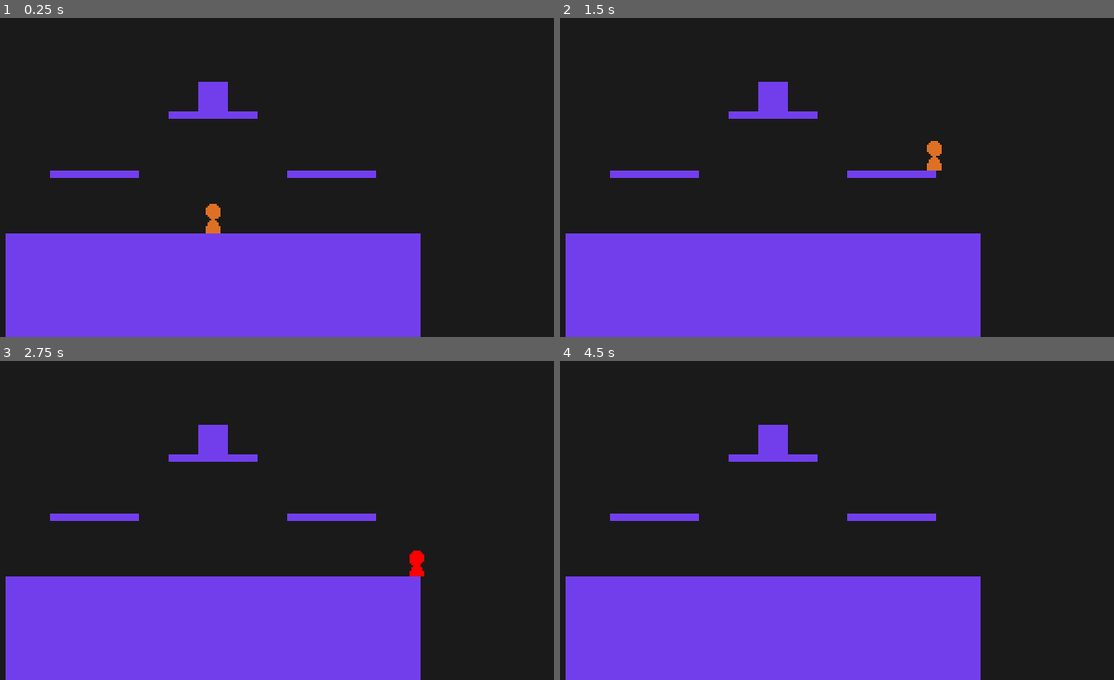
Above: before the commit, frames 1-4 (two rows, left to right).
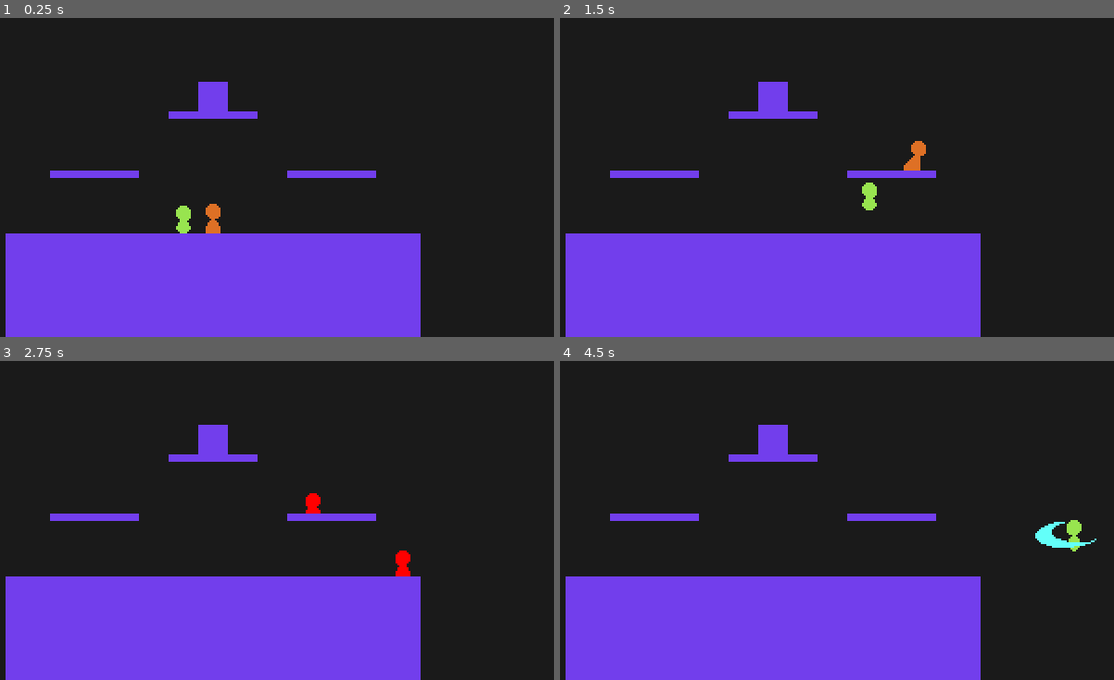
Above: after the commit, the same moments.

Repository: youssefevan/platform-fighter
Game: Godot game, scene res://World.tscn
The game is run twice, just before and just after one commit, with the same random seed, the same clock (stepped at 60 frames per second) and the same inputs.
Inputs:
- Up to frame 1 (0.25 s): no input
- Up to frame 2 (1.5 s): hold Right (right) from 0.53 s (still down); tap X (attack) at 0.6 s; tap Z (jump) at 0.77, 1.07 s; tap C (special, bound only after the commit) at 0.8, 1.35 s
- Up to frame 3 (2.75 s): tap Z (jump) at 1.52, 1.55, 1.82, 2.1 s; release Right (right) at 2.03 s; hold Left (left) from 2.03 s (still down); tap X (attack) at 2.3 s
- Up to frame 4 (4.5 s): release Left (left) at 2.78 s; hold Right (right) 2.78-4.28 s; tap X (attack) at 2.85, 4.35 s; tap Z (jump) at 3.02, 3.32, 3.77, 3.8, 4.07 s; tap C (special, bound only after the commit) at 3.05, 3.6 s; hold Left (left) from 4.28 s (still down)

The runs differ from the first frame. In frame 1, 0.2% of the frame differs, in the area x 31-35%, y 58-68%; in frame 2, 0.6%, in the area x 54-69%, y 38-61%; in frame 3, 0.5%; in frame 4, 0.5%.

Commit message:
Setup special attacks
- added starting velocity values for attacks
- if special attacking on the frame of a state change, and if the character doesnt yet have said special attack, they freeze

Diff:
--- a/PlatformFighter/Scenes/Characters/Red.tscn
+++ b/PlatformFighter/Scenes/Characters/Red.tscn
@@ -701,8 +701,8 @@
 [node name="AerialUp" type="Node" parent="StateManager" index="14"]
 script = ExtResource( 3 )
 animation_name = "AerialUp"
-attack_type = 1
-landing_lag = 18
+attack_type = 2
+landing_lag = 17
 modify_velocity_x = 2
 modify_velocity_y = 2
 velocity_y = -150.0
--- a/PlatformFighter/Scenes/Characters/Timber.tscn
+++ b/PlatformFighter/Scenes/Characters/Timber.tscn
@@ -1038,6 +1038,23 @@
 "values": [ Rect2( 32, 0, 32, 32 ) ]
 }
 
+[sub_resource type="Animation" id=42]
+resource_name = "SpecialUp"
+length = 0.6
+step = 0.0166667
+tracks/0/type = "value"
+tracks/0/path = NodePath("Sprite:region_rect")
+tracks/0/interp = 1
+tracks/0/loop_wrap = true
+tracks/0/imported = false
+tracks/0/enabled = true
+tracks/0/keys = {
+"times": PoolRealArray( 0, 0.05, 0.1, 0.15, 0.2, 0.25, 0.3, 0.35, 0.4, 0.45, 0.5 ),
+"transitions": PoolRealArray( 1, 1, 1, 1, 1, 1, 1, 1, 1, 1, 1 ),
+"update": 1,
+"values": [ Rect2( 128, 32, 32, 32 ), Rect2( 160, 32, 32, 32 ), Rect2( 192, 32, 32, 32 ), Rect2( 160, 32, 32, 32 ), Rect2( 192, 32, 32, 32 ), Rect2( 160, 32, 32, 32 ), Rect2( 192, 32, 32, 32 ), Rect2( 160, 32, 32, 32 ), Rect2( 192, 32, 32, 32 ), Rect2( 160, 32, 32, 32 ), Rect2( 128, 32, 32, 32 ) ]
+}
+
 [node name="Timber" instance=ExtResource( 1 )]
 ground_neutral_node = NodePath("StateManager/GroundNeutral")
 ground_side_node = NodePath("StateManager/GroundSide")
@@ -1047,6 +1064,7 @@
 aerial_up_node = NodePath("StateManager/AerialUp")
 aerial_side_node = NodePath("StateManager/AerialSide")
 aerial_down_node = NodePath("StateManager/AerialDown")
+special_up_node = NodePath("StateManager/SpecialUp")
 fall_speed = 225.0
 fastfall_speed = 275.0
 fullhop_height = 250.0
@@ -1072,8 +1090,8 @@
 
 [node name="Hitbox" parent="." index="2"]
 damage = 12.0
-kb_power = 180.0
-kb_angle = -50.0
+kb_power = 160.0
+kb_angle = -70.0
 
 [node name="Bounds" parent="Hitbox" index="0"]
 rotation = 1.5708
@@ -1102,6 +1120,7 @@
 anims/Land = SubResource( 9 )
 anims/RESET = SubResource( 33 )
 anims/Run = SubResource( 10 )
+anims/SpecialUp = SubResource( 42 )
 
 [node name="GroundNeutral" type="Node" parent="StateManager" index="9"]
 script = ExtResource( 3 )
@@ -1146,6 +1165,18 @@
 animation_name = "AerialDown"
 attack_type = 1
 landing_lag = 10
+
+[node name="SpecialUp" type="Node" parent="StateManager" index="17"]
+script = ExtResource( 3 )
+animation_name = "SpecialUp"
+attack_type = 2
+landing_lag = 17
+modify_velocity_y = 1
+velocity_y = -9.0
+y_frames = 32
+y_starting_velocity = 0.0
+y_starting_frame = 4
+freefall = true
 
 [connection signal="disable_hitbox" from="StateManager/GroundNeutral" to="." method="_on_GroundNeutral_disable_hitbox"]
 [connection signal="disable_hitbox" from="StateManager/AerialNeutral" to="." method="_on_AerialNeutral_disable_hitbox"]
--- a/PlatformFighter/Scripts/CharacterBase/States/air_jump.gd
+++ b/PlatformFighter/Scripts/CharacterBase/States/air_jump.gd
@@ -39,7 +39,10 @@
 		return char_base.land
 
 	if Input.is_action_just_pressed("attack"):
-		return char_base.get_attack()
+		return char_base.get_attack(0)
+
+	if Input.is_action_just_pressed("special"):
+		return char_base.get_attack(1)
 
 func move(delta):
 	var x_input = 0
--- a/PlatformFighter/Scripts/CharacterBase/States/fall.gd
+++ b/PlatformFighter/Scripts/CharacterBase/States/fall.gd
@@ -2,6 +2,7 @@
 
 var enter_air_jump = false
 var enter_attack = false
+var enter_special = false
 
 func enter():
 	.enter()
@@ -11,6 +12,8 @@
 			enter_air_jump = true
 	if Input.is_action_just_pressed("attack") == true:
 		enter_attack = true
+	if Input.is_action_just_pressed("special") == true:
+		enter_special = true
 
 func physics_process(delta):
 	move(delta)
@@ -21,7 +24,10 @@
 		return char_base.air_jump
 
 	if enter_attack == true:
-		return char_base.get_attack()
+		return char_base.get_attack(0)
+
+	if enter_special == true:
+		return char_base.get_attack(1)
 
 	if char_base.velocity.y < 0:
 		char_base.velocity.y += char_base.gravity * delta
@@ -50,7 +56,10 @@
 		return char_base.air_jump
 
 	if Input.is_action_just_pressed("attack"):
-		return char_base.get_attack()
+		return char_base.get_attack(0)
+
+	if Input.is_action_just_pressed("special"):
+		return char_base.get_attack(1)
 
 func fastfalling_check():
 	if Input.is_action_just_pressed("down"):
--- a/PlatformFighter/Scripts/CharacterBase/States/hitstun.gd
+++ b/PlatformFighter/Scripts/CharacterBase/States/hitstun.gd
@@ -22,10 +22,11 @@
 		+ 18) * 1.33) + kb_power)
 	char_base.velocity = kb_direction * knockback
 
+	print("Hitstun Length: ", hitstun_length)
+
 func physics_process(delta):
-	print("HL ", hitstun_length)
 	frame += 1
-	print(frame)
+	print("Hitstun Frame: ", frame)
 
 	if frame == hitstun_length:
 		print("exit")
@@ -59,7 +60,7 @@
 	#char_base.got_hit = hit
 	kb_direction = kb_dir
 	kb_power = kb_pow
-	hitstun_length = int(round(kb_power * 0.20))
+	hitstun_length = int(round(kb_power * 0.123))
 	damage_percent = d_percent
 	char_base.percentage += damage_percent
 	print(char_base.percentage)
--- a/PlatformFighter/Scripts/CharacterBase/States/idle.gd
+++ b/PlatformFighter/Scripts/CharacterBase/States/idle.gd
@@ -47,7 +47,10 @@
 		return char_base.run
 
 	if Input.is_action_just_pressed("attack"):
-		return char_base.get_attack()
+		return char_base.get_attack(0)
+
+	if Input.is_action_just_pressed("special"):
+		return char_base.get_attack(1)
 
 #		if (x_input < -char_base.dash_input_requirement) or (x_input > char_base.dash_input_requirement):
 #			return dash
--- a/PlatformFighter/Scripts/CharacterBase/States/jump.gd
+++ b/PlatformFighter/Scripts/CharacterBase/States/jump.gd
@@ -25,7 +25,10 @@
 		return char_base.land
 
 	if Input.is_action_just_pressed("attack"):
-		return char_base.get_attack()
+		return char_base.get_attack(0)
+
+	if Input.is_action_just_pressed("special"):
+		return char_base.get_attack(1)
 
 func move(delta):
 	var x_input = 0
--- a/PlatformFighter/Scripts/CharacterBase/States/run.gd
+++ b/PlatformFighter/Scripts/CharacterBase/States/run.gd
@@ -31,7 +31,10 @@
 		return char_base.fall
 
 	if Input.is_action_just_pressed("attack"):
-		return char_base.get_attack()
+		return char_base.get_attack(0)
+
+	if Input.is_action_just_pressed("special"):
+		return char_base.get_attack(1)
 
 func move(delta):
 	x_input = Input.get_action_strength("right") - Input.get_action_strength("left")
--- a/PlatformFighter/Scripts/CharacterBase/base_attack.gd
+++ b/PlatformFighter/Scripts/CharacterBase/base_attack.gd
@@ -2,21 +2,25 @@
 
 signal disable_hitbox
 
-export var attack_type: int # 0: grounded; 1: aerial; 2: hybrid (transistion between either)
+export var attack_type: int # 0: grounded; 1: aerial; 2: special
 export var landing_lag: int # how many frames of landing lag does this attack have
-export var jump_cancellable: bool
+export var jump_cancellable: bool # attack can be exited with a jump
 
-export var modify_velocity_x: int # 0 = no change; 1 = additive; 2 = set
-export var modify_velocity_y: int # 0 = no change; 1 = additive; 2 = set
+export var modify_velocity_x: int # 0 = no change; 1 = additive; 2 = set (linear)
+export var modify_velocity_y: int # 0 = no change; 1 = additive; 2 = set (linear)
 
-export var velocity_x: float
-export var velocity_y: float
+export var velocity_x: float # amount of change to x vel per frame
+export var velocity_y: float # amount of change to y vel per frame
 
-export var x_frames: int
-export var y_frames: int
+export var x_frames: int # number of frames x vel is modified
+export var y_frames: int # number of frames y vel is modified
+
+export var x_starting_velocity := -1.0 # -1 for no change
+export var y_starting_velocity := -1.0 # -1 for no change
 
 export var x_starting_frame: int
 export var y_starting_frame: int
+
 
 export var freefall: bool
 
@@ -36,6 +40,16 @@
 	char_base.landing_lag = landing_lag
 	attacking = true
 
+	if x_starting_velocity == -1.0:
+		char_base.velocity.x = char_base.velocity.x
+	else:
+		char_base.velocity.x = x_starting_velocity
+
+	if y_starting_velocity == -1.0:
+		char_base.velocity.y = char_base.velocity.y
+	else:
+		char_base.velocity.y = y_starting_velocity
+
 func physics_process(delta):
 	frame += 1
 
@@ -43,7 +57,7 @@
 		return char_base.hitstun
 
 	if char_base.is_on_floor() == true:
-		if attack_type == 0:
+		if attack_type == 0 || attack_type == 2:
 			grounded_attack(delta)
 
 		if attacking == false:
@@ -53,7 +67,7 @@
 			return char_base.land
 
 	if char_base.is_on_floor() == false:
-		if attack_type == 1:
+		if attack_type == 1 || attack_type == 2:
 			aerial_attack(delta)
 
 		if attacking == false:
--- a/PlatformFighter/Scripts/CharacterBase/character_base.gd
+++ b/PlatformFighter/Scripts/CharacterBase/character_base.gd
@@ -40,6 +40,16 @@
 export var aerial_down_node: NodePath
 onready var aerial_down: BaseState = get_node(aerial_down_node)
 
+# special attacks
+export var special_neutral_node: NodePath
+onready var special_neutral: BaseState = get_node(special_neutral_node)
+export var special_up_node: NodePath
+onready var special_up: BaseState = get_node(special_up_node)
+export var special_side_node: NodePath
+onready var special_side: BaseState = get_node(special_side_node)
+export var special_down_node: NodePath
+onready var special_down: BaseState = get_node(special_down_node)
+
 onready var states = $StateManager
 onready var animations = $Animator
 onready var sprite = $Sprite
@@ -108,38 +118,57 @@
 	else:
 		return 1
 
-func get_attack():
+func get_attack(type : int): # type = 0 -> normal attack, type = 1 -> special
 	var attack
 
 	var dir = Vector2()
 	dir.x = Input.get_action_strength("right") - Input.get_action_strength("left")
 	dir.y = Input.get_action_strength("down") - Input.get_action_strength("up")
 
-	if dir == Vector2.ZERO:
-		if is_on_floor() == true:
-			attack = ground_neutral
+	if type == 0: # normal attack
+		if dir == Vector2.ZERO: # if neutral input
+			if is_on_floor() == true: # if grounded
+				attack = ground_neutral
+			else:
+				attack = aerial_neutral
 		else:
-			attack = aerial_neutral
-	else:
-		if dir.y < -.5:
-			if is_on_floor() == true:
-				attack = ground_up
-			else:
-				attack = aerial_up
-
-		if dir.y > .5:
-			if is_on_floor() == true:
-				attack = ground_down
-			else:
-
-				attack = aerial_down
-
-		if abs(dir.x) >= 0.5:
-			if is_on_floor() == true:
-				attack = ground_side
-			else:
-				attack = aerial_side
-				if dir.x < 0:
+			if dir.y < -.5: # if up input
+				if is_on_floor() == true: # if grounded
+					attack = ground_up
+				else:
+					attack = aerial_up
+
+			if dir.y > .5: # if down input
+				if is_on_floor() == true: # if grounded
+					attack = ground_down
+				else:
+					attack = aerial_down
+
+			if abs(dir.x) >= 0.5: # if side input
+				if is_on_floor() == true: # if grounded
+					attack = ground_side
+				else:
+					attack = aerial_side
+					if dir.x < 0: # correct sprite orientation
+						sprite.flip_h = true
+					elif dir.x > 0:
+						sprite.flip_h = false
+
+	if type == 1: # special attack
+		if dir == Vector2.ZERO: # if neutral input
+			attack = special_neutral
+
+		else:
+			if dir.y < -.5: # if up input
+				attack = special_up
+
+			if dir.y > .5: # if down input
+				attack = special_down
+
+			if abs(dir.x) >= 0.5: # if side input
+				attack = special_side
+
+				if dir.x < 0: # correct sprite orientation
 					sprite.flip_h = true
 				elif dir.x > 0:
 					sprite.flip_h = false
@@ -148,6 +177,7 @@
 		$Hitbox.scale.x = -1
 	else:
 		$Hitbox.scale.x = 1
+
 	return attack
 
 # bad
--- a/PlatformFighter/World.tscn
+++ b/PlatformFighter/World.tscn
@@ -1,9 +1,10 @@
-[gd_scene load_steps=10 format=2]
+[gd_scene load_steps=11 format=2]
 
 [ext_resource path="res://Sprites/tile.png" type="Texture" id=1]
 [ext_resource path="res://Scenes/Platform.tscn" type="PackedScene" id=2]
 [ext_resource path="res://Scripts/test.gd" type="Script" id=3]
 [ext_resource path="res://Scenes/Characters/Red.tscn" type="PackedScene" id=4]
+[ext_resource path="res://Scenes/Characters/Timber.tscn" type="PackedScene" id=5]
 [ext_resource path="res://Scenes/Hurtbox.tscn" type="PackedScene" id=6]
 
 [sub_resource type="ConvexPolygonShape2D" id=2]
@@ -78,6 +79,9 @@
 [node name="Red" parent="." instance=ExtResource( 4 )]
 position = Vector2( 192, 128 )
 
+[node name="Timber" parent="." instance=ExtResource( 5 )]
+position = Vector2( 176, 136 )
+
 [connection signal="area_entered" from="Test/Hurtbox" to="Test/Hurtbox" method="_on_Hurtbox_area_entered"]
 [connection signal="hit_info" from="Test/Hurtbox" to="Test" method="_on_Hurtbox_hit_info"]
 
--- a/PlatformFighter/project.godot
+++ b/PlatformFighter/project.godot
@@ -103,8 +103,13 @@
 attack={
 "deadzone": 0.5,
 "events": [ Object(InputEventKey,"resource_local_to_scene":false,"resource_name":"","device":0,"alt":false,"shift":false,"control":false,"meta":false,"command":false,"pressed":false,"scancode":0,"physical_scancode":88,"unicode":0,"echo":false,"script":null)
+, Object(InputEventJoypadButton,"resource_local_to_scene":false,"resource_name":"","device":0,"button_index":1,"pressure":0.0,"pressed":false,"script":null)
+ ]
+}
+special={
+"deadzone": 0.5,
+"events": [ Object(InputEventKey,"resource_local_to_scene":false,"resource_name":"","device":0,"alt":false,"shift":false,"control":false,"meta":false,"command":false,"pressed":false,"scancode":0,"physical_scancode":67,"unicode":0,"echo":false,"script":null)
 , Object(InputEventJoypadButton,"resource_local_to_scene":false,"resource_name":"","device":0,"button_index":0,"pressure":0.0,"pressed":false,"script":null)
-, Object(InputEventJoypadButton,"resource_local_to_scene":false,"resource_name":"","device":0,"button_index":1,"pressure":0.0,"pressed":false,"script":null)
  ]
 }
 
Not shown: 1 places in PlatformFighter/Scenes/Characters/Timber.tscn that only renumber resources
